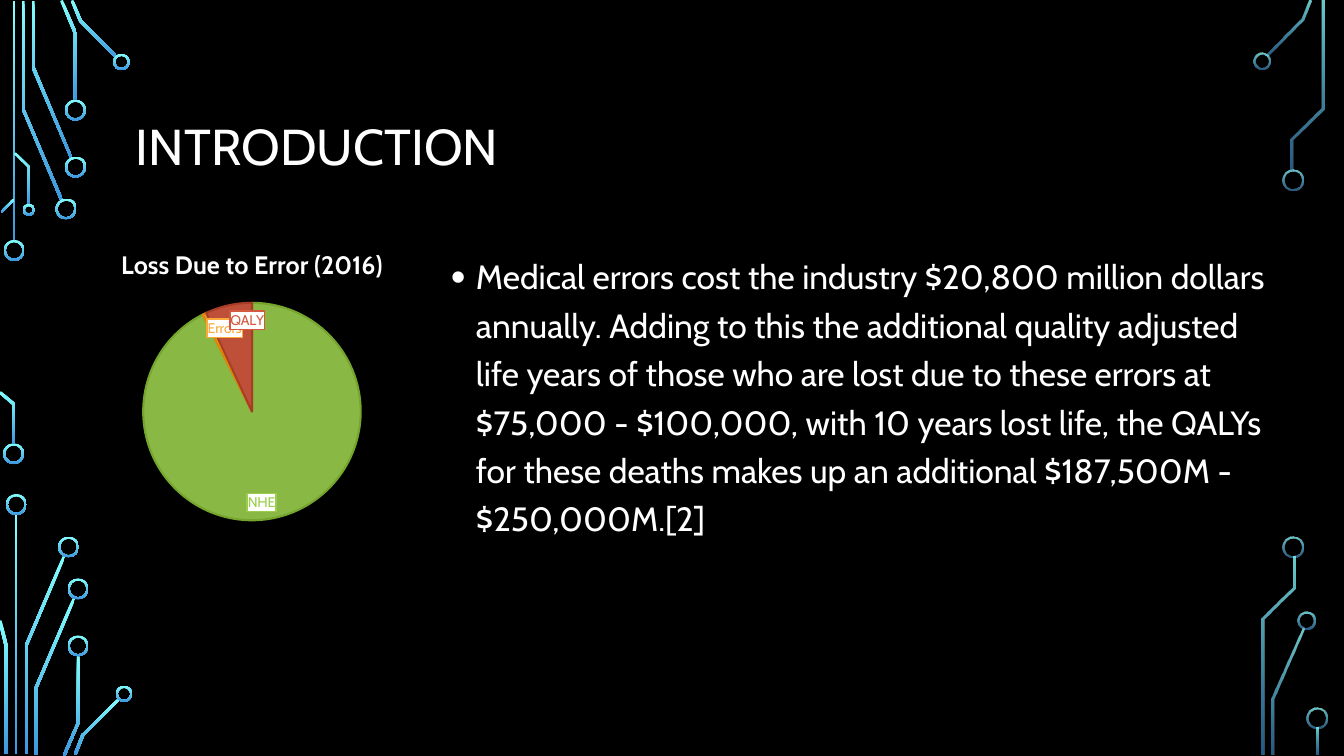
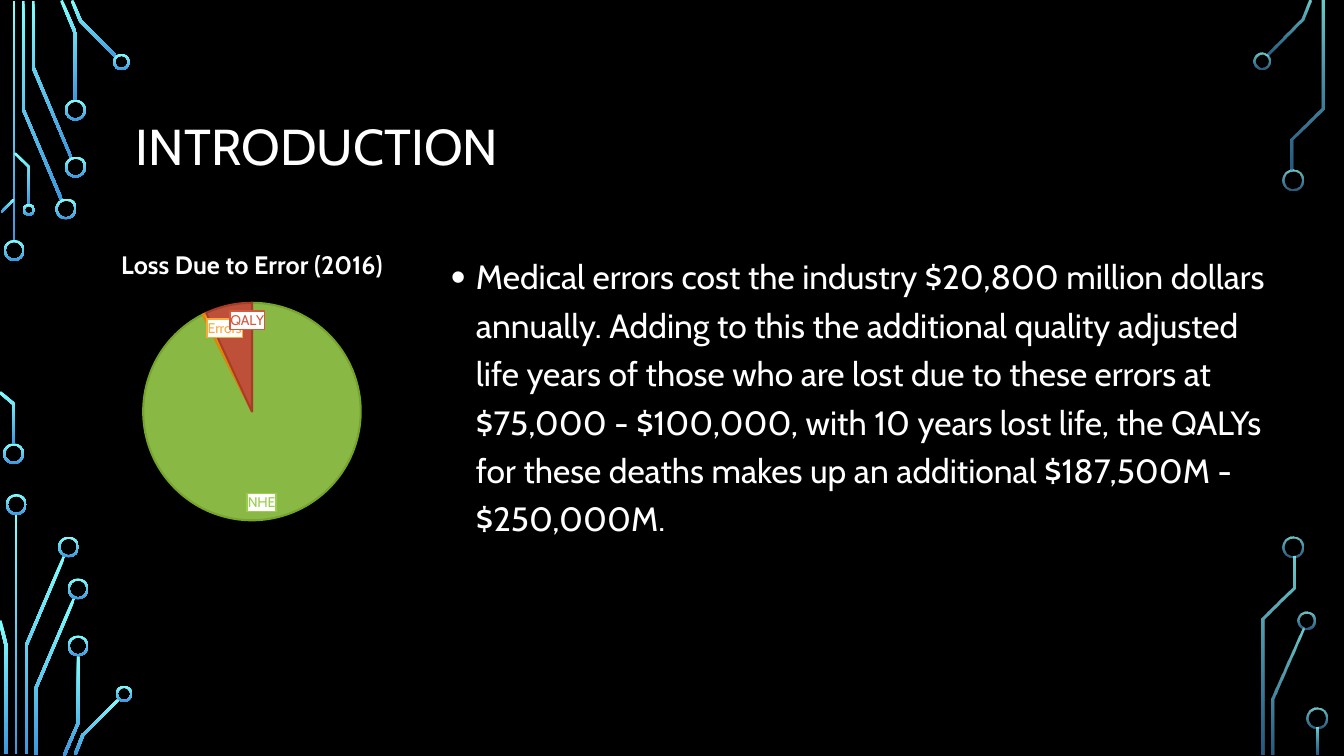
Before and after one commit to dontaylor6000/Group27_Tracker, a slide deck: slide 8 of Documentation/PDR.pptx. Drawn at 1344x756 pixels with LibreOffice and Linux fonts; fonts in the diff are those of the drawing; background and template pictures are left out. Boxes give left, top, right and bottom in pixels: in the first picture for what was removed or moved away, otherwise in the second. Text is boxed around its words. In the diff, an @@ line names an element or a change of style, - is before the commit and + after.

```diff
--- a/Documentation/PDR.pptx
+++ b/Documentation/PDR.pptx
@@ text at (x1=476, y1=263, x2=1265, y2=535): text changed @@
-• Medical errors cost the industry $20,800 million dollars annually. Adding to this the additional quality adjusted life years of those who are lost due to these errors at $75,000 - $100,000, with 10 years lost life, the QALYs for these deaths makes up an additional $187,500M - $250,000M.[2]
+• Medical errors cost the industry $20,800 million dollars annually. Adding to this the additional quality adjusted life years of those who are lost due to these errors at $75,000 - $100,000, with 10 years lost life, the QALYs for these deaths makes up an additional $187,500M - $250,000M.
```
Also in this commit, not shown: 3 other slides changed.
